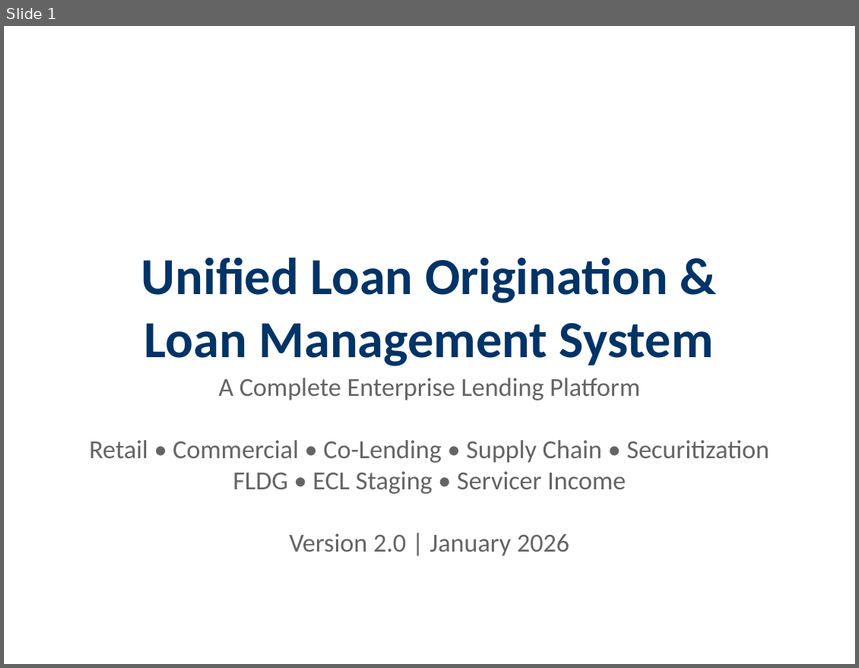
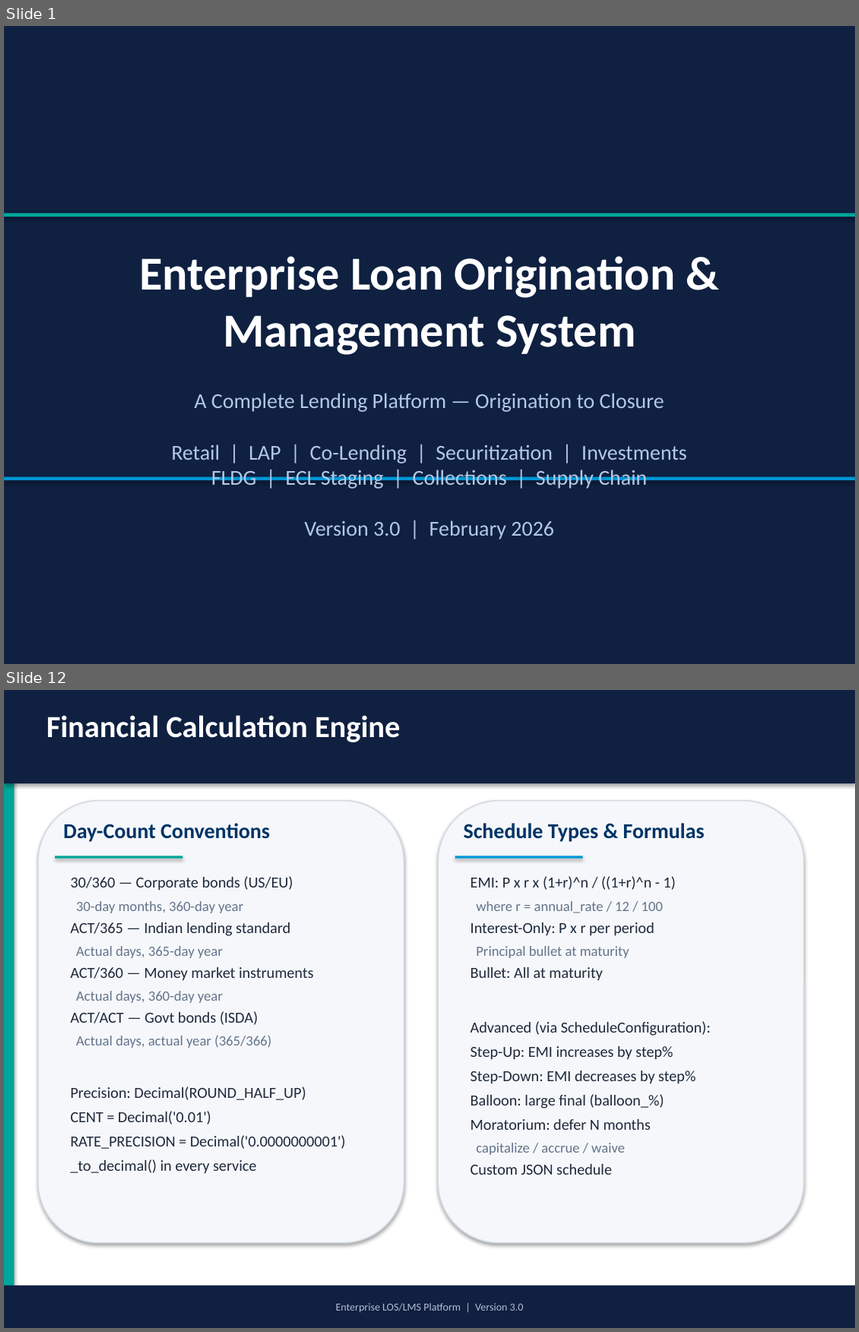
Before and after one commit to harshitrathi14/LOS-LMS, a slide deck: docs/LOS_LMS_System_Presentation.pptx. Shown one above the other, each under a label of ours: slide 1 before the commit, slides 1 and 12 after it; the slides between them are not shown. The pictures are 859x668 and 859x1332 pixels, drawn with LibreOffice and Linux fonts; fonts in the diff are those of the drawing. Boxes give left, top, right and bottom in pixels: in the first picture for what was removed or moved away, otherwise in the second. Text is boxed around its words. In the diff, an @@ line names an element or a change of style, - is before the commit and + after.

```diff
--- a/docs/LOS_LMS_System_Presentation.pptx
+++ b/docs/LOS_LMS_System_Presentation.pptx
@@ slide 12 added at <box>4,690,855,1328</box>, background #FFFFFF @@
@@ rectangle added at <box>4,690,14,1328</box>, fill #00A699 @@
@@ rectangle added at <box>4,690,855,783</box>, fill #0F2041 @@
@@ text added at <box>47,715,400,742</box>, 26 pt, text #FFFFFF, bold @@
+Financial Calculation Engine
@@ rounded rectangle added at <box>38,801,404,1243</box>, fill #F5F7FA, outline #D2DAE2 1 pt @@
@@ rounded rectangle added at <box>438,801,804,1243</box>, fill #F5F7FA, outline #D2DAE2 1 pt @@
@@ text added at <box>63,823,270,842</box>, 18 pt, text #003366, bold @@
+Day-Count Conventions
@@ text added at <box>464,823,705,842</box>, 18 pt, text #003366, bold @@
+Schedule Types & Formulas
@@ rectangle added at <box>55,856,183,859</box>, fill #00A699 @@
@@ rectangle added at <box>455,856,583,859</box>, fill #0096D6 @@
@@ text added at <box>70,876,346,1174</box>, 13 pt, text #1E293B @@
+30/360 — Corporate bonds (US/EU)
+30-day months, 360-day year
+ACT/365 — Indian lending standard
+Actual days, 365-day year
+ACT/360 — Money market instruments
+Actual days, 360-day year
+ACT/ACT — Govt bonds (ISDA)
+Actual days, actual year (365/366)
+Precision: Decimal(ROUND_HALF_UP)
+CENT = Decimal('0.01')
+RATE_PRECISION = Decimal('0.0000000001')
+_to_decimal() in every service
@@ text added at <box>471,876,711,1175</box>, 13 pt, text #1E293B @@
+EMI: P x r x (1+r)^n / ((1+r)^n - 1)
+where r = annual_rate / 12 / 100
+Interest-Only: P x r per period
+Principal bullet at maturity
+Bullet: All at maturity
+Advanced (via ScheduleConfiguration):
+Step-Up: EMI increases by step%
+Step-Down: EMI decreases by step%
+Balloon: large final (balloon_%)
+Moratorium: defer N months
+capitalize / accrue / waive
+Custom JSON schedule
@@ rectangle added at <box>4,1286,855,1328</box>, fill #0F2041, 9 pt, text #B4BED2 @@
+Enterprise LOS/LMS Platform | Version 3.0
@@ slide 1 changed as well @@
@@ background #FFFFFF to #0F2041 @@
@@ rectangle added at <box>4,213,855,217</box>, fill #00A699 @@
@@ text at <box>139,256,676,355</box>: text changed; size 44 to 40 pt; text colour #003366 to #FFFFFF @@
-Unified Loan Origination &
-Loan Management System
+Enterprise Loan Origination &
+Management System
@@ text at <box>171,393,687,540</box>: text changed; size 22 to 18 pt; text colour #646464 to #B4C8E6 @@
-A Complete Enterprise Lending Platform
-Retail • Commercial • Co-Lending • Supply Chain • Securitization
-FLDG • ECL Staging • Servicer Income
-Version 2.0 | January 2026
+A Complete Lending Platform — Origination to Closure
+Retail | LAP | Co-Lending | Securitization | Investments
+FLDG | ECL Staging | Collections | Supply Chain
+Version 3.0 | February 2026
@@ rectangle added at <box>4,477,855,480</box>, fill #0096D6 @@
```
Also in this commit, not shown: 2 other slides changed, 48 other slides added, 23 slides removed, 32 other files.
